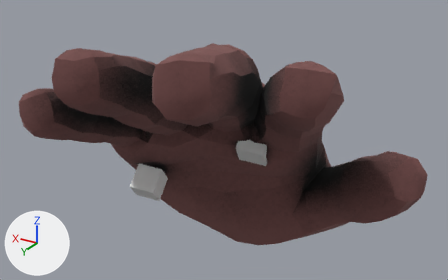
Renders of the Blender file 3DAssets/hand/handNew.blend from each side of a commit.
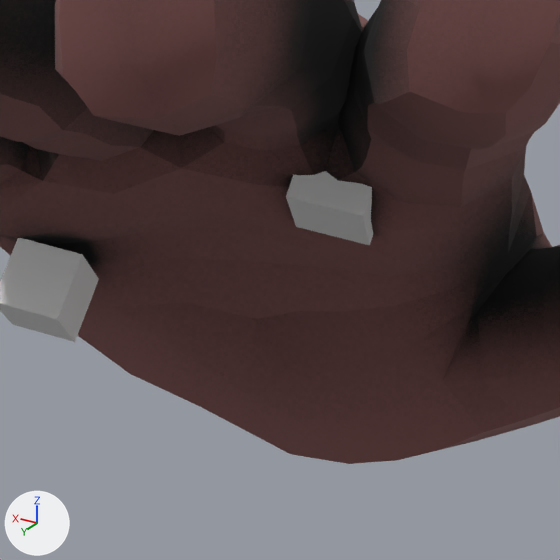
Each version appears first whole from a 50 mm camera at (0.266, 1.889, -0.281) aimed at (0.599, 1.334, -0.559), and next in a close-up on the part from 30% to 75% of the width and 28% to 100% of the height. The axes (+X, +Y, +Z) are drawn at lower left. The lights are the same throughout.

The older version as bpy lines, for what is in view:
```python
me_cube = bpy.data.meshes.new('Cube')
me_cube.from_pydata(...)  # a box spanning x -1.0..1.0, y -1.0..1.0, z -1.0..1.0
me_cube_001 = bpy.data.meshes.new('Cube.001')
me_cube_001.from_pydata(...)  # a box spanning x -1.0..1.0, y -1.0..1.0, z -1.0..1.0
me_hand_circle = bpy.data.meshes.new('Hand_Circle')
me_hand_circle.from_pydata(...)  # 901 vertices, 905 faces; spans x 0.543..1.822, y -0.189..0.836, z -0.763..0.721
me_hand_circle.materials.append(mat_material)
ob_cardpathend = bpy.data.objects.new('CardPathEnd', me_cube)
ob_cardpathend.location = (0.6941, 1.3532, -0.6292)
ob_cardpathend.rotation_euler = (1.723, -0.746, -1.472)  # degrees (99, -43, -84)
ob_cardpathend.scale = (0.0155, 0.0155, 0.0155)
ob_cardpathstart = bpy.data.objects.new('CardPathStart', me_cube_001)
ob_cardpathstart.location = (0.5579, 1.3355, -0.5551)
ob_cardpathstart.rotation_euler = (1.723, -0.746, -1.472)  # degrees (99, -43, -84)
ob_cardpathstart.scale = (0.0156, 0.0156, 0.0156)
ob_handright = bpy.data.objects.new('HandRight', me_hand_circle)
ob_handright.location = (0.2268, 1.3733, -0.6915)
ob_handright.rotation_euler = (1.679, -0.0101, -0.0688)  # degrees (96, -0.6, -3.9)
ob_handright.scale = (0.31, 0.31, 0.31)
_m = ob_handright.modifiers.new('Solidify', 'SOLIDIFY')
_m.thickness = -0.03
_m.use_rim_only = True
```
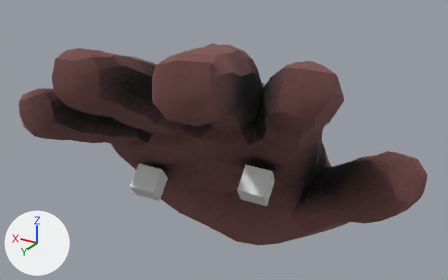
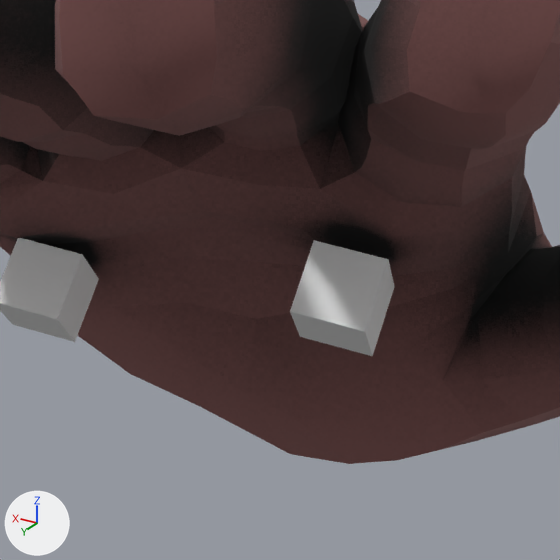
What differs and where, as boxes [x1, y1, x2, y2] in the close-ups (560 x 560 px):
'CardPathStart', moved
    before: [286, 171, 373, 245]
    after: [290, 240, 395, 356]

The change in detail:
Object 'CardPathStart' (ob_cardpathstart) moves from (0.5579, 1.3355, -0.5551) to (0.5518, 1.3422, -0.6006).
